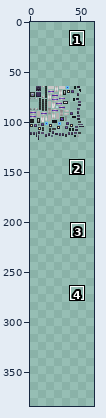
One commit to this sprite sheet: assets/spellvox/textures/custom/pickaxes/pickaxe9.png. Above: a wide view before the commit, with the close-up outlined.
Close-up. First the earlier version:
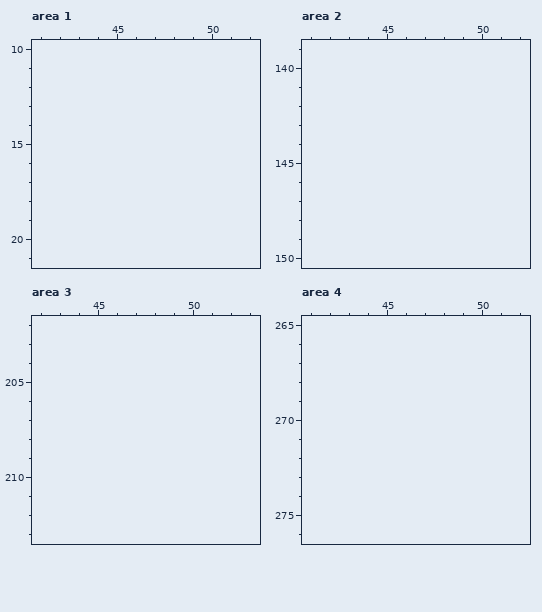
The file is 64x64 pixels. Colours within 5 levels of each other are drawn and written as one. Shown: area 1: x 41..52, y 10..21; area 2: x 41..52, y 139..150; area 3: x 42..53, y 202..213; area 4: x 41..52, y 265..276. The old version is drawn lined up with the new one, on the new canvas. The commit also changed other parts of the picture, which this record leaves out.
After the commit:
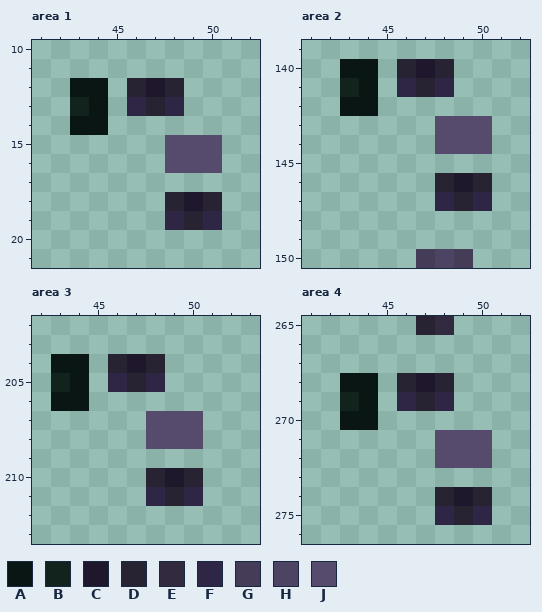
Palette (. is transparent): A #0a1613  B #12221d  C #1f182c  D #282333  E #322b40  F #2f2544  G #453c58  H #4d4363  J #564b6d
The exact change:
canvas 64x64 -> 64x384, the old top-left corner now at 0,64
Area 1:
y 12: x 43..44 .. -> AA; x 46..48 ... -> DCD
y 13: x 43..44 .. -> BA; x 46..48 ... -> FDF
y 14: x 43..44 .. -> AA
y 15..16: x 48..50 ... -> JJJ
y 18: x 48..50 ... -> DCD
y 19: x 48..50 ... -> FDF
Area 2:
y 140: x 43..44 .. -> AA; x 46..48 ... -> DCD
y 141: x 43..44 .. -> BA; x 46..48 ... -> FDF
y 142: x 43..44 .. -> AA
y 143..144: x 48..50 ... -> JJJ
y 146: x 48..50 ... -> DCD
y 147: x 48..50 ... -> FDF
y 150: x 47..49 ... -> GHG
Area 3:
y 204: x 43..44 .. -> AA; x 46..48 ... -> DCD
y 205: x 43..44 .. -> BA; x 46..48 ... -> FDF
y 206: x 43..44 .. -> AA
y 207..208: x 48..50 ... -> JJJ
y 210: x 48..50 ... -> DCD
y 211: x 48..50 ... -> FDF
Area 4:
y 265: x 47..48 .. -> DE
y 268: x 43..44 .. -> AA; x 46..48 ... -> DCD
y 269: x 43..44 .. -> BA; x 46..48 ... -> FDF
y 270: x 43..44 .. -> AA
y 271..272: x 48..50 ... -> JJJ
y 274: x 48..50 ... -> DCD
y 275: x 48..50 ... -> FDF
